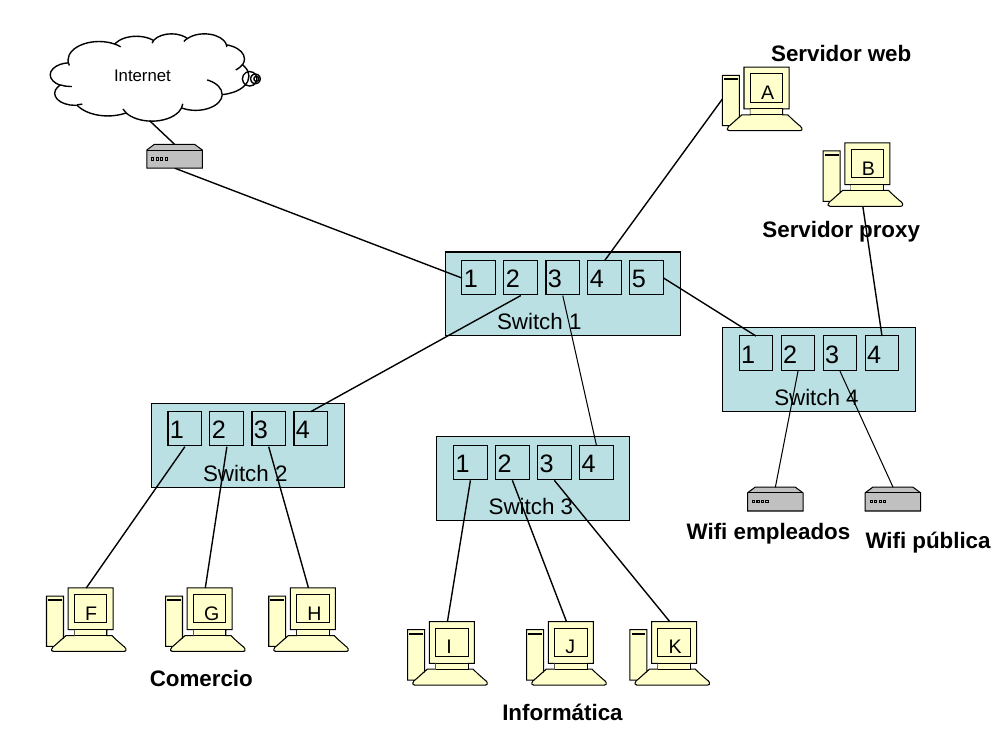
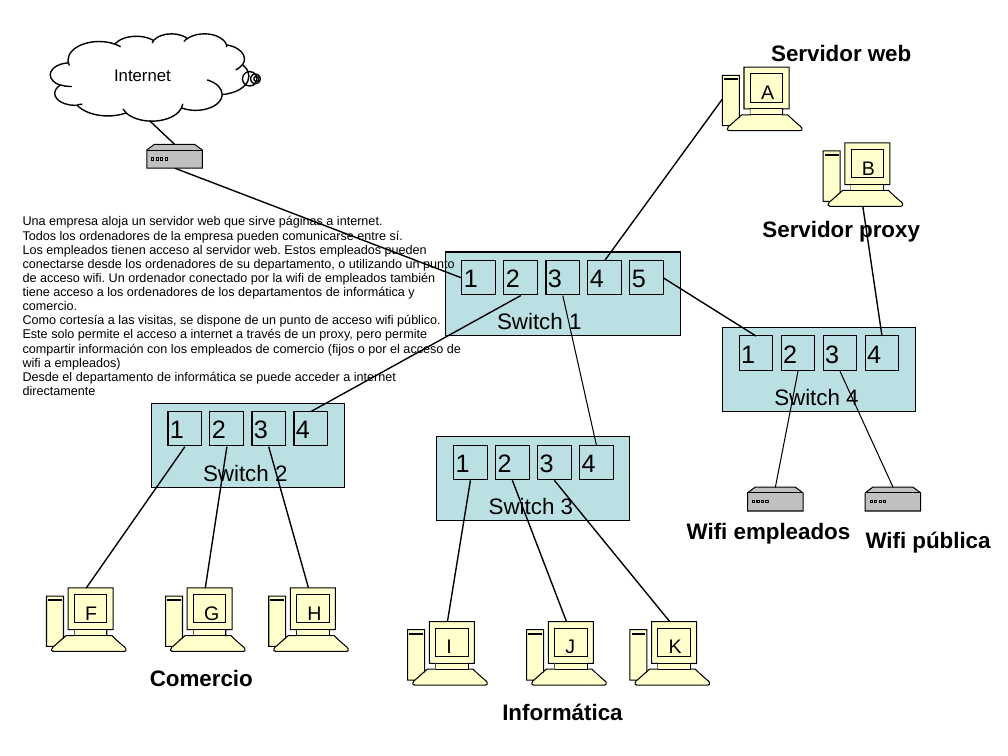
Before and after one commit to overdrive80/apuntes-clase, a slide deck: slide 8 of planificacion-administracion-redes-asir1/apuntes/7/RL-EjercicioVLAN-soluciones.ppt (slide 5 before the commit). Drawn at 1008x756 pixels with LibreOffice and Linux fonts; fonts in the diff are those of the drawing. Boxes give left, top, right and bottom in pixels: in the first picture for what was removed or moved away, otherwise in the second. Text is boxed around its words. In the diff, an @@ line names an element or a change of style, - is before the commit and + after.

```diff
--- a/planificacion-administracion-redes-asir1/apuntes/7/RL-EjercicioVLAN-soluciones.ppt
+++ b/planificacion-administracion-redes-asir1/apuntes/7/RL-EjercicioVLAN-soluciones.ppt
@@ table added at (x1=13, y1=190, x2=475, y2=403), 1 rows, 1 columns @@
+Una empresa aloja un servidor web que sirve páginas a internet. Todos los ordenadores de la empresa pueden comunicarse entre sí. Los empleados tienen acceso al servidor web. Estos empleados pueden conectarse desde los ordenadores de su departamento, o utilizando un punto de acceso wifi. Un ordenador conectado por la wifi de empleados también tiene acceso a los ordenadores de los departamentos de informática y comercio. Como cortesía a las visitas, se dispone de un punto de acceso wifi público. Este solo permite el acceso a internet a través de un proxy, pero permite compartir información con los empleados de comercio (fijos o por el acceso de wifi a empleados) Desde el departamento de informática se puede acceder a internet directamente
```
Also in this commit, not shown: 4 other slides changed, 4 slides added.
